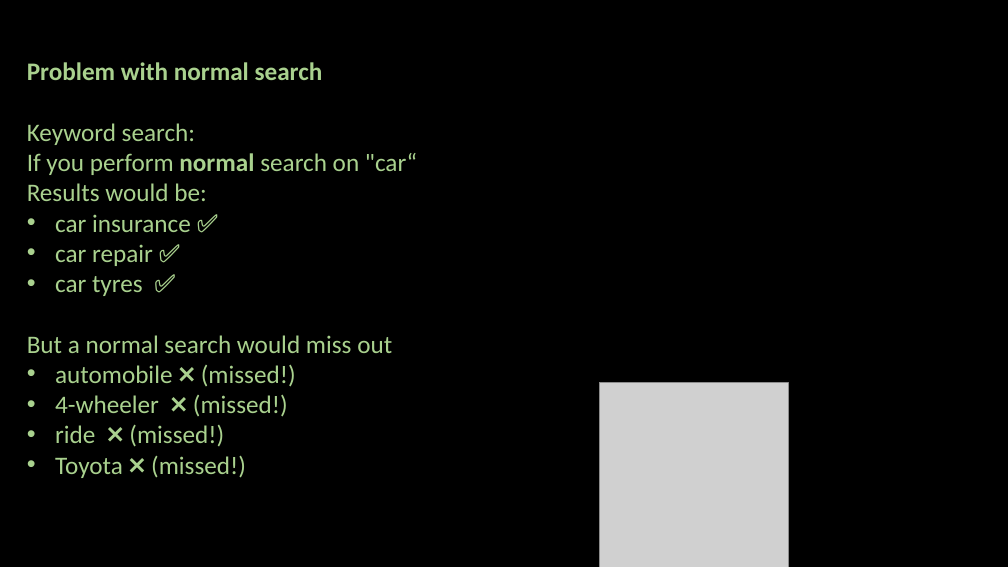
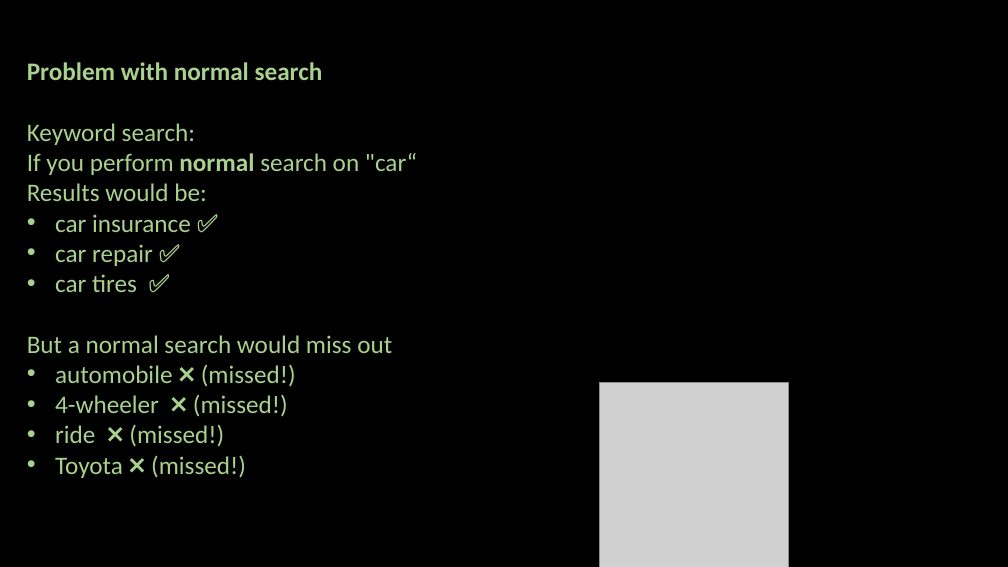
Before and after one commit to ash322ash422/youtube, a slide deck: slide 5 of GenAI/wk4-embedding-vectorDB-SemanticSearch/vectorDB-SematicSearch-pt1.pptx. Drawn at 1008x567 pixels with LibreOffice and Linux fonts; fonts in the diff are those of the drawing; grey boxes stand for pictures; background and template pictures are left out. Boxes give left, top, right and bottom in pixels: in the first picture for what was removed or moved away, otherwise in the second. Text is boxed around its words. In the diff, an @@ line names an element or a change of style, - is before the commit and + after.

```diff
--- a/GenAI/wk4-embedding-vectorDB-SemanticSearch/vectorDB-SematicSearch-pt1.pptx
+++ b/GenAI/wk4-embedding-vectorDB-SemanticSearch/vectorDB-SematicSearch-pt1.pptx
@@ text at box(55, 274, 137, 292): text changed @@
-• car tyres ✅
+• car tires ✅
```
Also in this commit, not shown: 3 other slides changed, 2 slides added, 23 other files.
